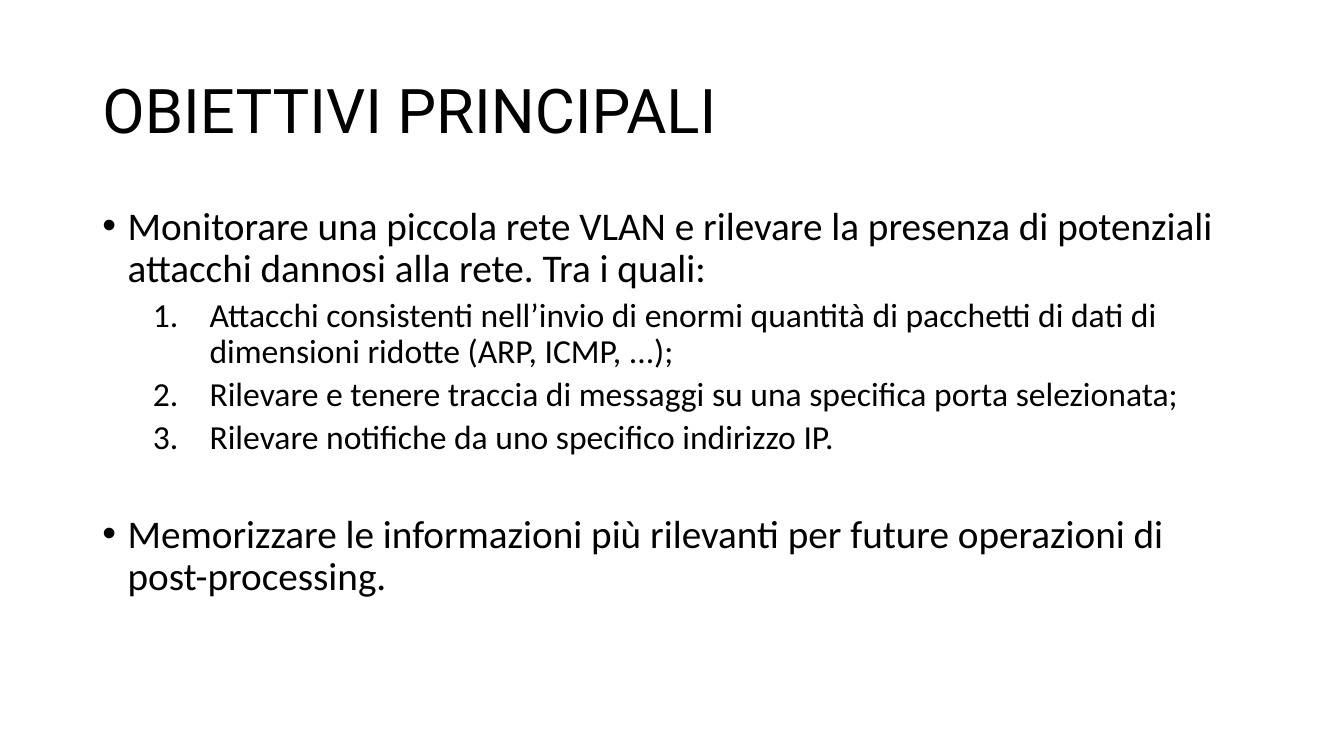
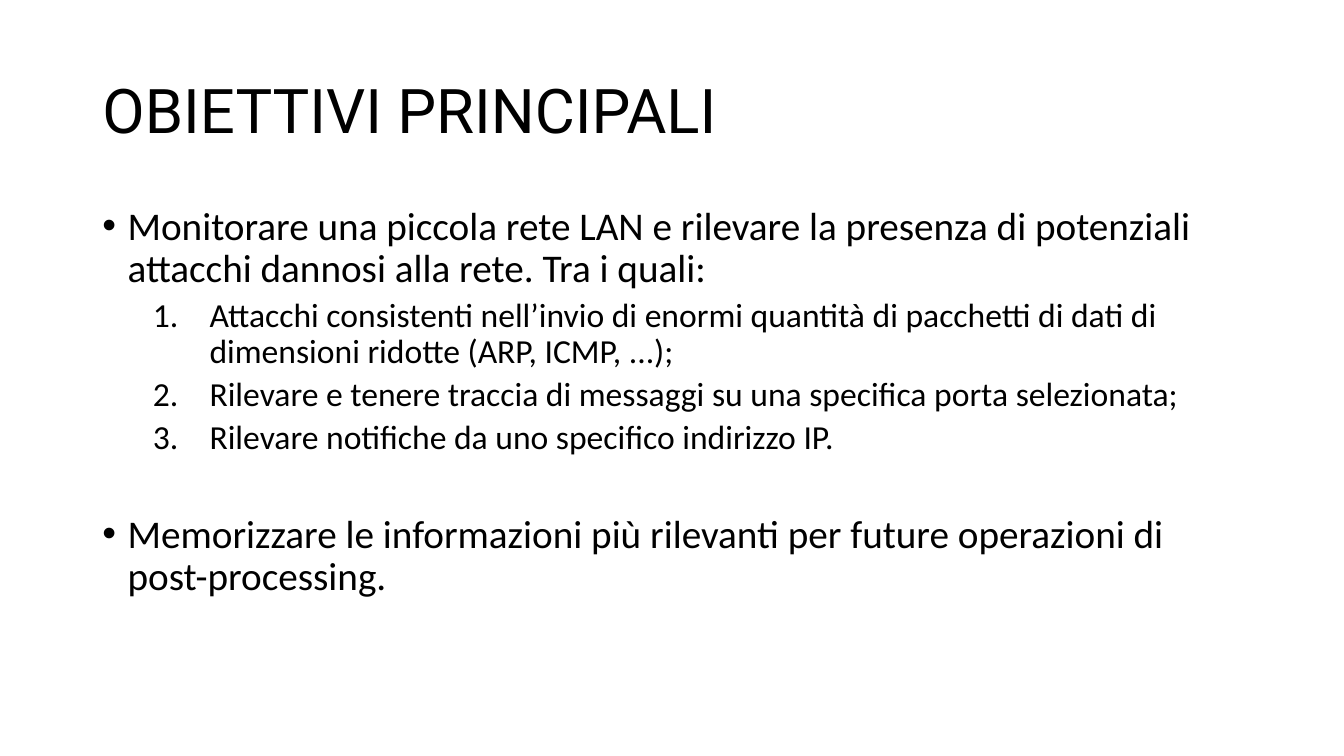
Before and after one commit to AnuarZouhri/Tirocini_git, a slide deck: slide 3 of Doc/PROGETTO DI TIROCINIO.pptx. Drawn at 1344x756 pixels with LibreOffice and Linux fonts; fonts in the diff are those of the drawing. Boxes give left, top, right and bottom in pixels: in the first picture for what was removed or moved away, otherwise in the second. Text is boxed around its words. In the diff, an @@ line names an element or a change of style, - is before the commit and + after.

```diff
--- a/Doc/PROGETTO DI TIROCINIO.pptx
+++ b/Doc/PROGETTO DI TIROCINIO.pptx
@@ text at (x1=128, y1=212, x2=1190, y2=289): text changed @@
-• Monitorare una piccola rete VLAN e rilevare la presenza di potenziali attacchi dannosi alla rete. Tra i quali:
+• Monitorare una piccola rete LAN e rilevare la presenza di potenziali attacchi dannosi alla rete. Tra i quali:
```
Also in this commit, not shown: 5 other slides changed, 15 other files.
